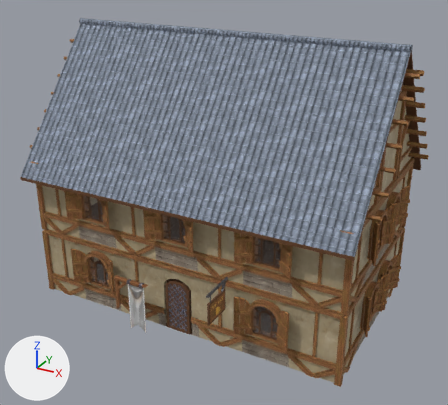
What one commit did to the glTF model public/models/buildings/inn.glb.
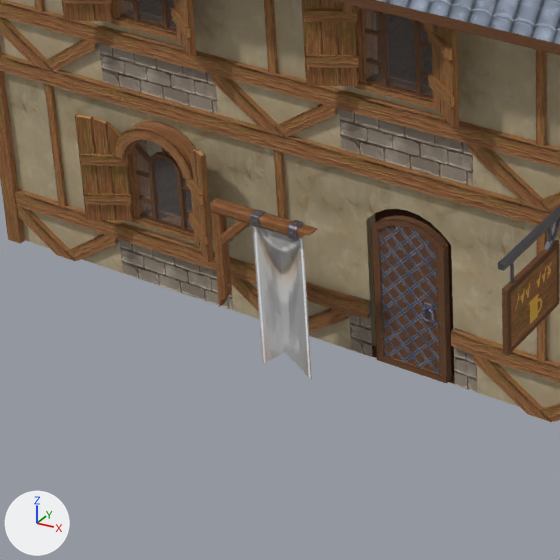
There are two pictures of each version: one whole from a 50 mm lens placed at (15.61, -28.46, 19.79), pointed at (0.56, -1.1, 6.11), one close up on the part from 10% to 50% of the width and 52% to 96% of the height. The lights are fixed; the arrows at lower left show +X, +Y and +Z. The older version's two pictures come first. Vertices at exactly the same position are counted once.

Names of what the first close-up shows: 'Wall_Plaster_Straight.001'.
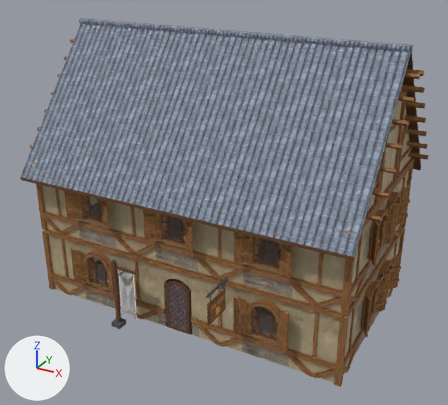
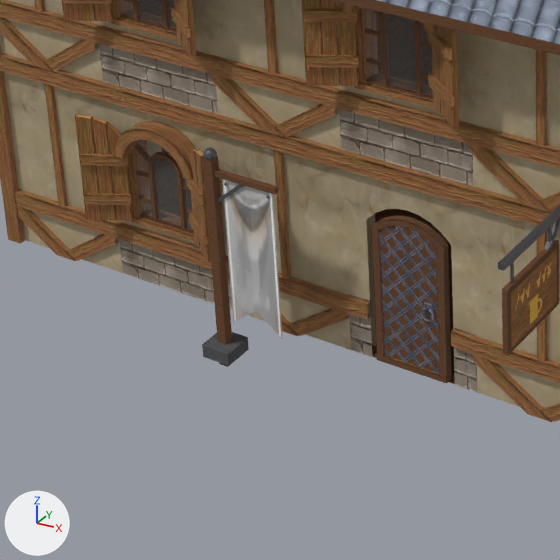
Where the change shows, as pixel boxes (x1, y1, x2, y2) in the close-ups (560 x 560 px; the box of a moved part takes in the faces that stretch with it):
part 1 of me_cube_001, added (brown): after (203, 156, 232, 367)
part 2 of me_cube_001, added (brown): after (213, 168, 279, 195)
part 3 of me_cube_001, added: after (203, 147, 217, 160)
part 4 of me_cube_001, added: after (202, 332, 249, 366)
part 5 of me_cube_001, deleted (brown): before (210, 198, 317, 307)
part 6 of me_cube_001, moved or reshaped: before (253, 226, 312, 380); after (216, 179, 282, 338)

Patch to the scene script:
```diff
--- a/public/models/buildings/inn.glb.py
+++ b/public/models/buildings/inn.glb.py
@@ img_stone_dark @@
+img_stone_dark = load_image('stone_dark', '_unpacked/stone_dark', 256, 256, 'sRGB')
@@ mat_stone_dark @@
+mat_stone_dark = bpy.data.materials.new('stone_dark')
+# uses the picture img_stone_dark
@@ mat_banner_iron @@
+mat_banner_iron = bpy.data.materials.new('banner_iron')
+# nodes: BsdfPrincipled, Mix, OutputMaterial, VertexColor
+# colours: dark grey #505055, mixed with the vertex colours
@@ me_cube_001 @@
 # used by ob_wall_plaster_straight_001; location = (0.0, 0.0, 0.0)
-me_cube_001.from_pydata(...)  # 15642 vertices, 19807 faces; spans x -10.0..10.0, y -7.5..6.0, z 0.0..15.1
+me_cube_001.from_pydata(...)  # 15566 vertices, 19677 faces; spans x -10.0..10.0, y -7.5..6.0, z -0.3..15.1
+# me_cube_001 part 1: a new loose piece, a box spanning x -3.29..-3.11, y -6.29..-6.11, z -0.26..3.85, in mat_plank_dark
+# me_cube_001 part 2: a new loose piece, a box spanning x -3.26..-1.85, y -6.25..-6.15, z 3.54..3.64, in mat_plank_dark
+# me_cube_001 part 3: a new loose piece, a UV sphere (10 segments, 6 rings, poles along z) spanning x -3.31..-3.09, y -6.32..-6.08, z 3.8..4.03, in mat_banner_iron
+# me_cube_001 part 4: the loose piece of 24 vertices spanning x 3.2, y -7.4..-5.8, z 2.8..4.0 is copied, and the copy is scaled about its middle by (6.26, 0.35, 0.216), then moved by (-6.4, 0.4, -3.3), in mat_stone_dark; it spans x -3.5..-2.9, y -6.5..-5.9, z -0.1..0.2
+# me_cube_001 part 5: 6 loose pieces with 176 vertices, spanning x -3.2..-1.1, y -6.3..-6.1, z 1.0..3.1, are deleted
+# me_cube_001 part 6
+# 43 vertices are removed from x -2.4..-1.4, y -6.2, z 0.0..2.9
+# 62 faces are deleted
+# 33 vertices are added at x -3.2..-1.9, y -6.2, z 0.7..3.6
+# 18 new vertices lie (0.0, 0.0, 0.4) away from vertices in x -3.0..-1.9, y -6.2, z 0.7..3.1
+# 12 new faces join them, mat_banner_iron
+# 62 new faces join them, mat_mi_banner
+# other edits to the shape of me_cube_001 do not show in these pictures
 me_cube_001.materials.append(mat_mi_woodtrim)
@@ me_cube_001 @@
 me_cube_001.materials.append(mat_innsign1)
-me_cube_001.materials.append(mat_mi_trim_furniture)
 me_cube_001.materials.append(mat_mi_trim_metal)
 me_cube_001.materials.append(mat_mi_banner)
+me_cube_001.materials.append(mat_banner_iron)
+me_cube_001.materials.append(mat_stone_dark)
```
